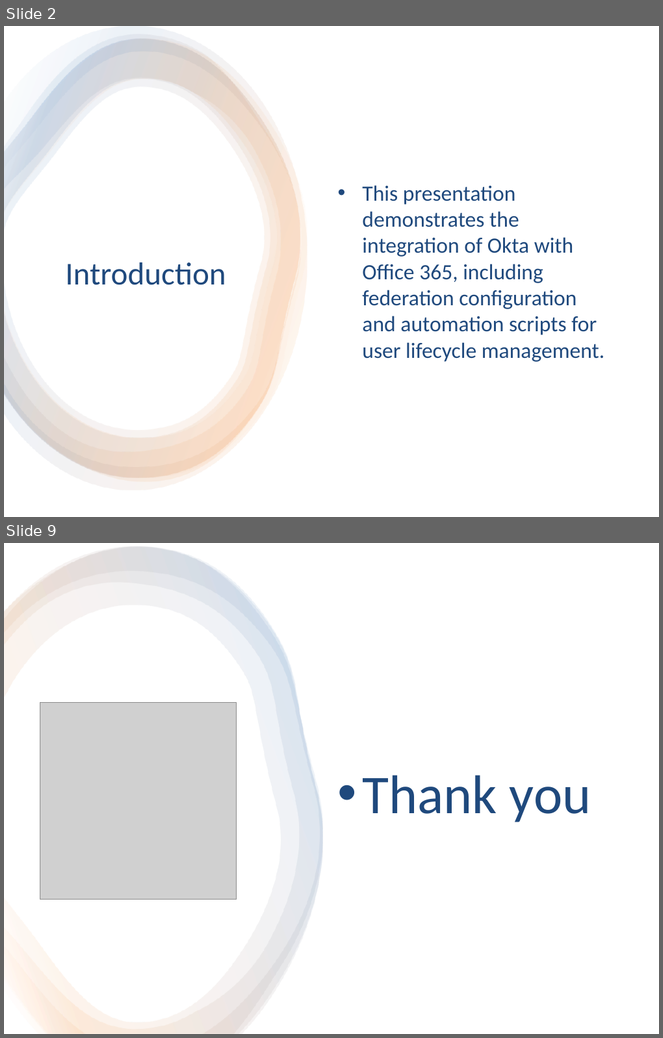
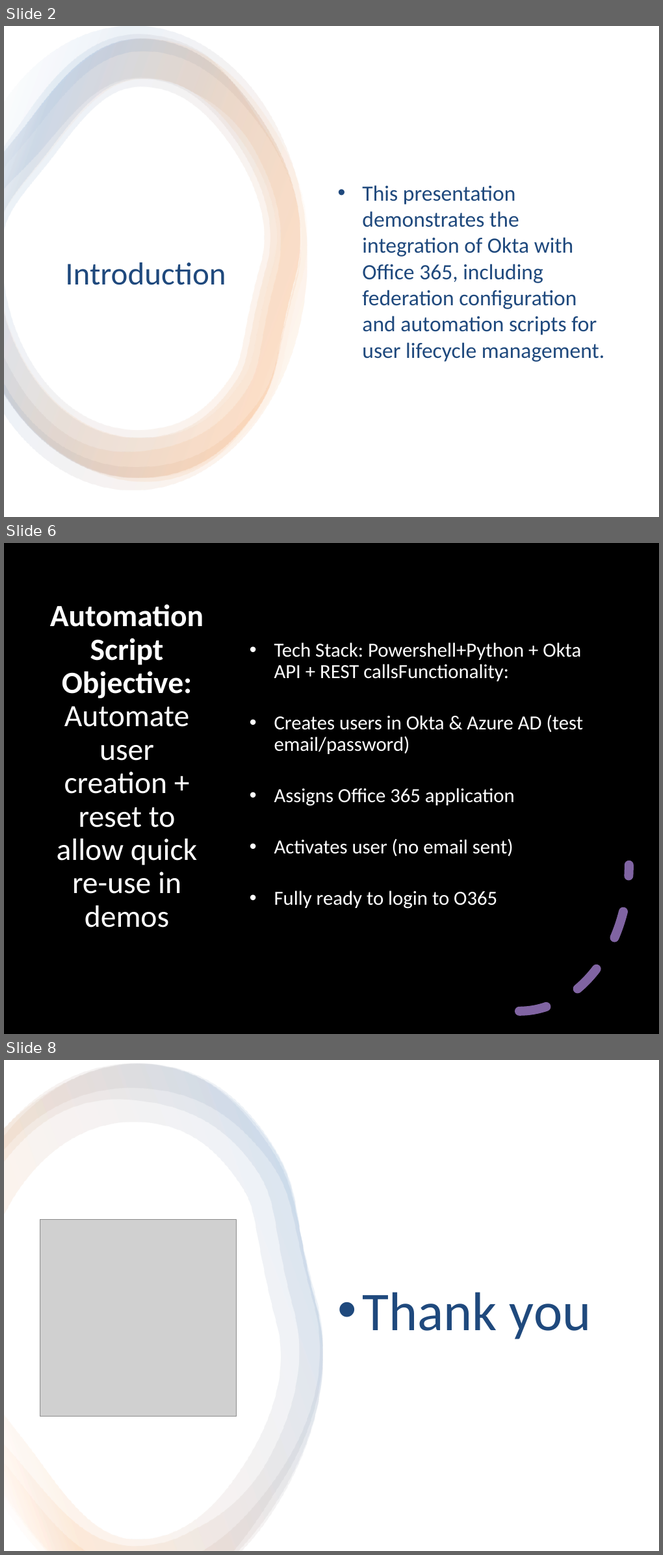
Before and after one commit to pruthvirajDarapu/okta-fedaration-task, a slide deck: Okta_and_Office_365_Federation_Demo.pptx. Shown one above the other, each under a label of ours: slides 2 and 9 before the commit, slides 2, 6 and 8 after it; the slides between them are not shown. The pictures are 663x1038 and 663x1555 pixels, drawn with LibreOffice and Linux fonts; fonts in the diff are those of the drawing; grey boxes stand for pictures; background and template pictures are left out; a plain dark background stands for a picture behind light text. Boxes give left, top, right and bottom in pixels: in the first picture for what was removed or moved away, otherwise in the second. Text is boxed around its words. In the diff, an @@ line names an element or a change of style, - is before the commit and + after.

Commit message:
script-updated to create-multiple-users

```diff
--- a/Okta_and_Office_365_Federation_Demo.pptx
+++ b/Okta_and_Office_365_Federation_Demo.pptx
@@ slide 6 added at <box>4,543,659,1034</box>, background picture (left out) @@
@@ rectangle added at <box>4,543,659,1034</box>, fill #000000 @@
@@ title added at <box>50,604,204,928</box>, 34 pt, text #FFFFFF @@
+Automation Script Objective:
+Automate user creation + reset to allow quick re-use in demos
@@ text added at <box>274,642,584,909</box>, 22 pt, text #FFFFFF @@
+• Tech Stack: Powershell+Python + Okta API + REST callsFunctionality:
+• Creates users in Okta & Azure AD (test email/password)
+• Assigns Office 365 application
+• Activates user (no email sent)
+• Fully ready to login to O365
@@ arc (boxed as its full ellipse) added at <box>410,719,629,1012</box>, outline #8064A2 10 pt dashed @@
@@ what was slide 9 is now slide 8 @@
```
Also in this commit, not shown: 2 slides changed, 3 other slides added, 5 slides removed, 3 other files.
